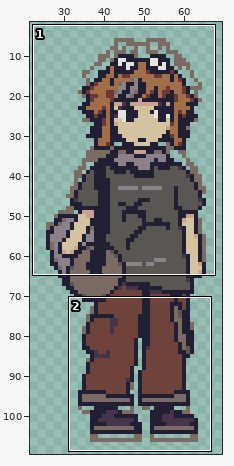
Two versions of one pixel-art file, assets/aseprite/character_sprite.aseprite. The picture above shows the old version from afar; the outline marks the close-up.
Close-up. First the earlier version:
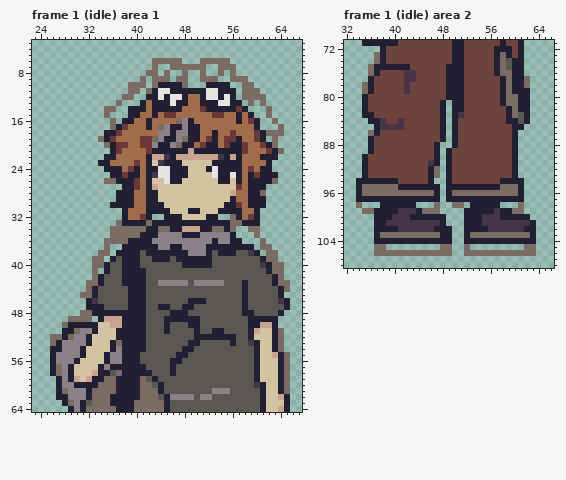
100x110 pixels, 11 frames. Shown: frame 1 (idle) area 1: x 23..67, y 3..64; frame 1 (idle) area 2: x 32..66, y 71..108. The wide view leaves out empty margins. The commit also changed other frames or places, which this record leaves out.
Once edited:
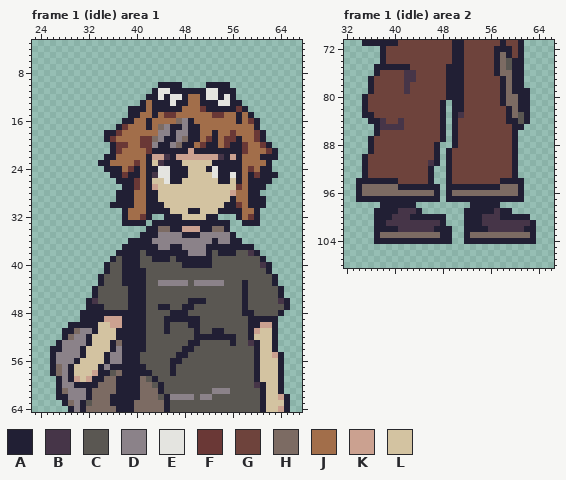
Palette (. is transparent): A #211f34  B #463548  C #5a5752  D #8b8289  E #e4e4e0  F #6a3836  G #6e433c  H #7c6b63  J #a26e4a  K #cba190  L #d3c3a1
Changes in this commit:
layer "sketch" now hidden
Frame 1 (idle) area 1:
Colour A now appears in row 49 at x 33.
The author changed colour H to colour A in rows 48 to 49 at x 31 to 32.
The author cleared colour H in row 6 at x 43 to 47 and 51 to 55; in row 7 at x 43, 46 to 51 and 54 to 56; in row 8 at x 42 to 43, 45, 48, 51, 54 and 56; in row 9 at x 41, 43 to 45, 47 to 48, 51 to 53 and 56 to 58; in row 10 at x 39 to 41, 43, 48 and 58 to 59; in row 11 at x 39 to 40, 42 and 58 to 60.
The author cleared colour H in row 12 at x 38 to 39 and 58 to 61; in row 13 at x 37, 59 and 61; in row 14 at x 35 to 36 and 62; in row 15 at x 35 and 62; in row 16 at x 36 and 63; in row 17 at x 36 and 64.
The author cleared colour H in row 18 at x 62 to 64; in row 19 at x 34 and 63; in row 20 at x 35 and 63; in row 21 at x 64; in row 26 at x 35 to 36 and 63; in row 28 at x 61.
The author cleared colour H in row 32 at x 56; in row 33 at x 37, 42 and 56 to 57; in row 34 at x 36 to 41, 56 and 59 to 60; in row 35 at x 36 to 40 and 60; in row 36 at x 35 to 38 and 61; in row 37 at x 35 and 61 to 62.
The author cleared colour H in row 38 at x 34 to 35 and 62 to 63; in row 39 at x 33 to 34 and 62 to 63; in row 40 at x 33 to 34 and 63 to 64; in row 41 at x 33 and 63 to 64; in row 42 at x 33 and 64; in row 43 at x 32 to 33 and 64 to 65.
The author cleared colour H in row 44 at x 32 and 65; in row 45 at x 31 to 32; in row 49 at x 29 to 30; in row 50 at x 28; in row 51 at x 64; in row 52 at x 26 to 27 and 64.
The author cleared colour H in row 53 at x 26 and 64; in row 54 at x 64; in rows 55 to 61 at x 65.
Frame 1 (idle) area 2:
The author cleared colour H in rows 73 to 74 at x 37; in rows 75 to 76 at x 36; in row 77 at x 62; in row 78 at x 35 and 62; in row 79 at x 35; in row 86 at x 36.
The author cleared colour H in rows 92 to 93 at x 47; in row 98 at x 34, 47, 50 to 51 and 61; in row 99 at x 35 to 36, 45 to 47 and 60 to 61; in row 105 at x 37 to 38, 48 to 49, 52 and 62 to 63; in row 106 at x 37 to 49 and 52 to 63.
